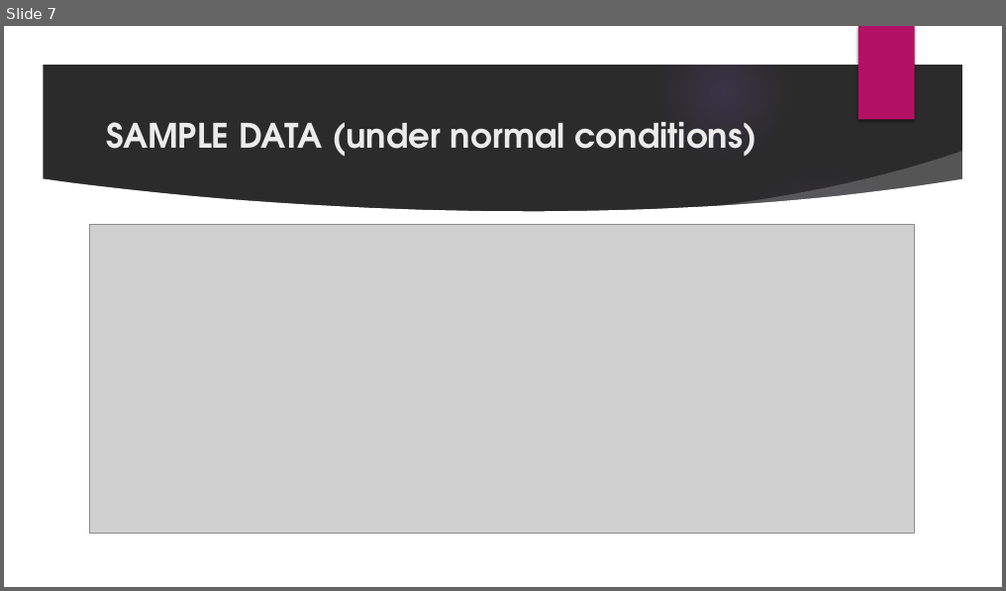
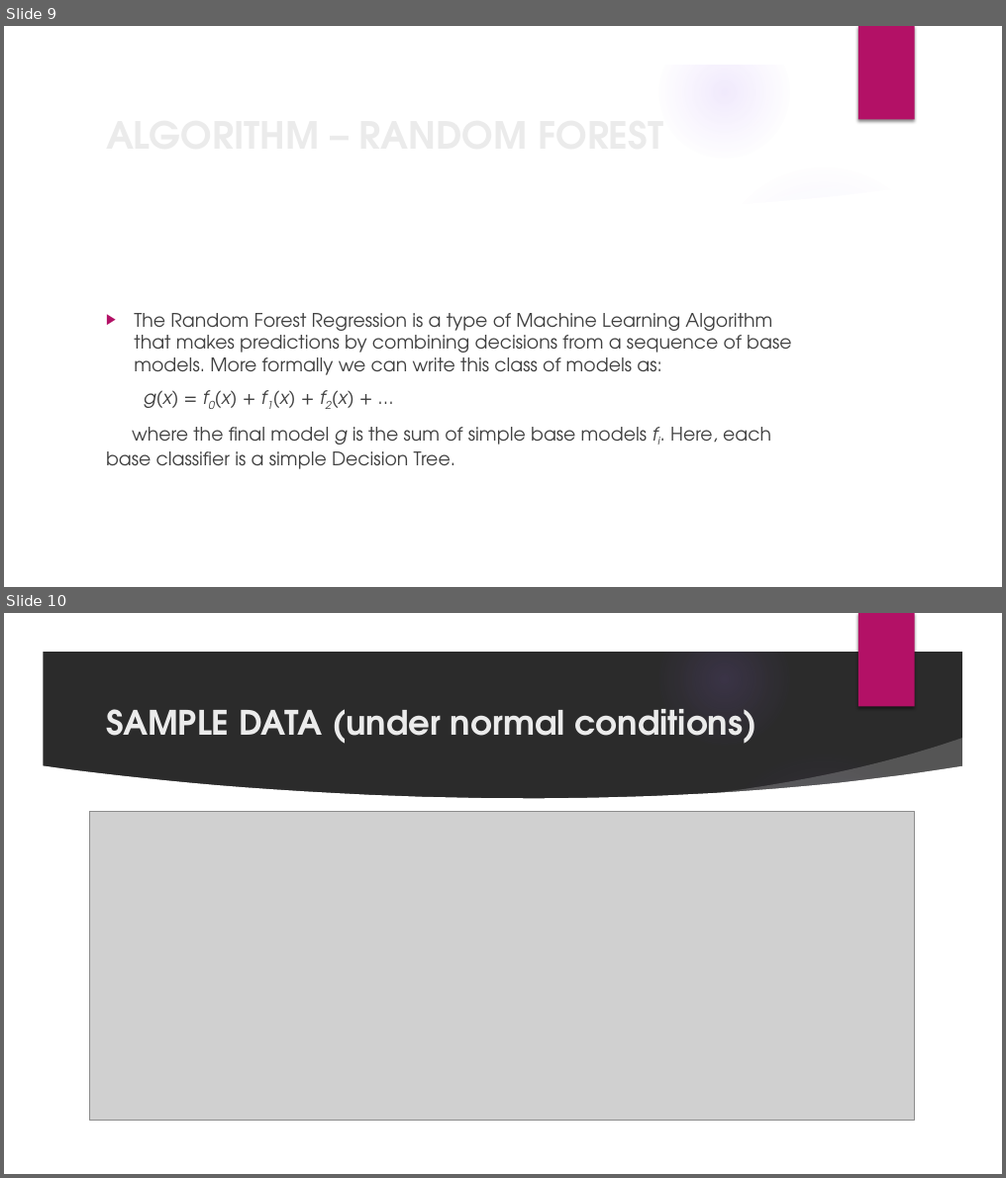
Before and after one commit to nsudhanva/ectm, a slide deck: docs/ectm_presentation.pptx. Shown one above the other, each under a label of ours: slide 7 before the commit, slides 9 and 10 after it. The pictures are 1006x591 and 1006x1178 pixels, drawn with LibreOffice and Linux fonts; fonts in the diff are those of the drawing; grey boxes stand for pictures; background and template pictures are left out; a plain dark background stands for a picture behind light text. Boxes give left, top, right and bottom in pixels: in the first picture for what was removed or moved away, otherwise in the second. Text is boxed around its words. In the diff, an @@ line names an element or a change of style, - is before the commit and + after.

```diff
--- a/docs/ectm_presentation.pptx
+++ b/docs/ectm_presentation.pptx
@@ slide 9 added at [4, 26, 1002, 587], background picture (left out); not listed: 9 template elements that a slide beside it also shows @@
@@ title added at [98, 105, 816, 163], 36 pt, text #EBEBEB, bold @@
+ALGORITHM – RANDOM FOREST
@@ text added at [106, 313, 791, 470], 18 pt, text #404040 @@
+▶ The Random Forest Regression is a type of Machine Learning Algorithm that makes predictions by combining decisions from a sequence of base models. More formally we can write this class of models as:
+g(x) = f0(x) + f1(x) + f2(x) + …
+where the final model g is the sum of simple base models fi. Here, each base classifier is a simple Decision Tree.
@@ what was slide 7 is now slide 10 @@
```
Also in this commit, not shown: 7 slides changed, 5 other slides added, 7 other files.
